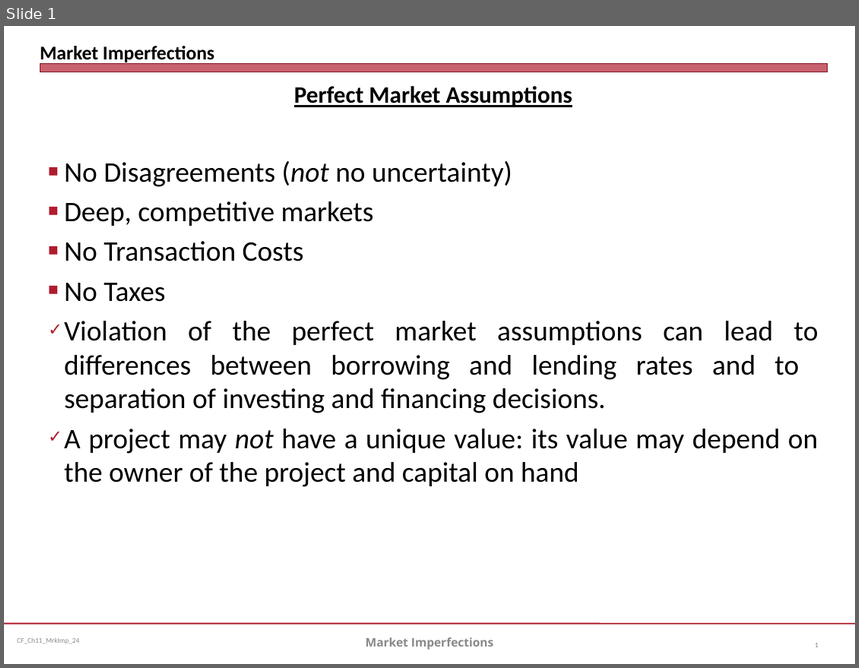
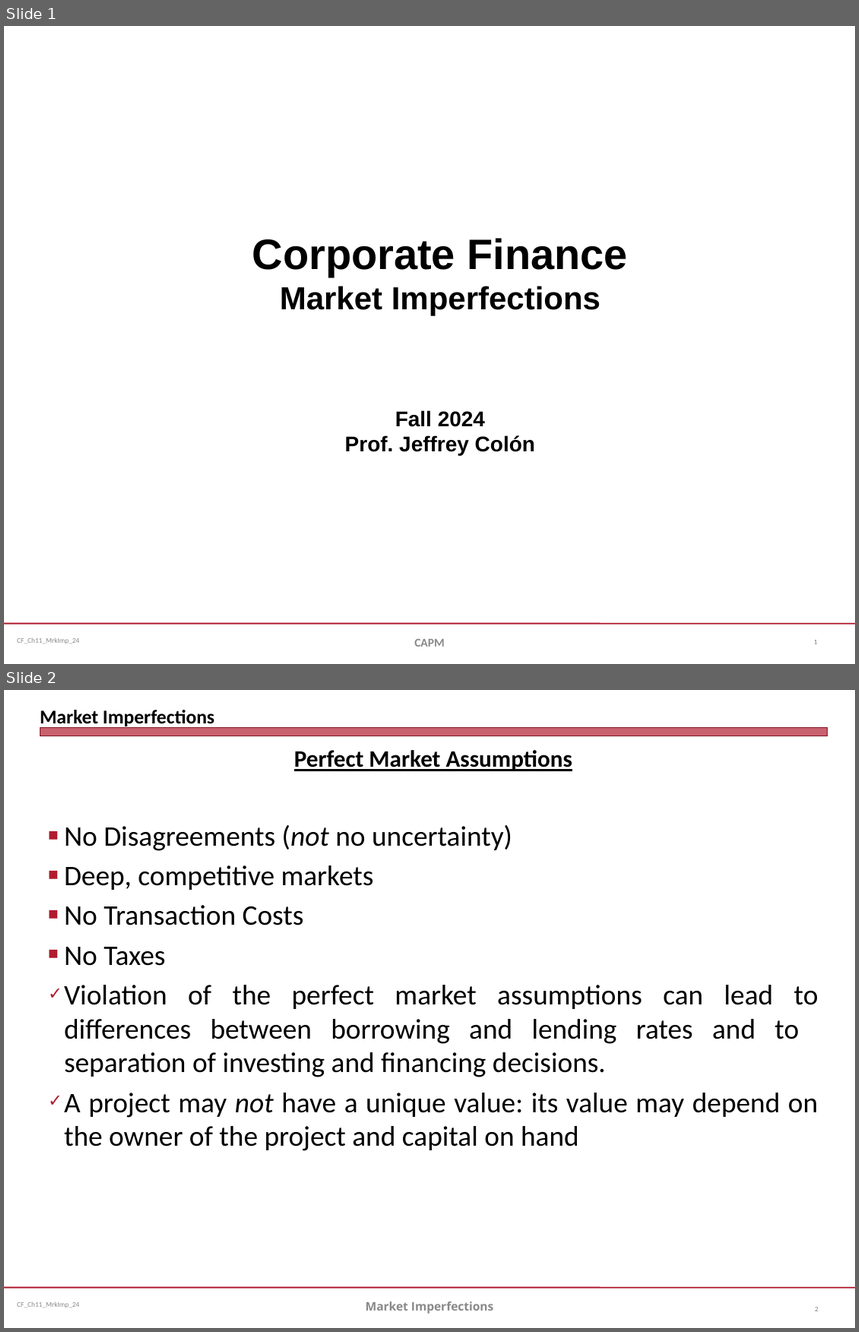
Before and after one commit to jmc877/Corporate-Finance, a slide deck: slides/CF_Ch11_MrkImp_24.pptx. Shown one above the other, each under a label of ours: slide 1 before the commit, slides 1 and 2 after it. The pictures are 859x668 and 859x1332 pixels, drawn with LibreOffice and Linux fonts; fonts in the diff are those of the drawing. Boxes give left, top, right and bottom in pixels: in the first picture for what was removed or moved away, otherwise in the second. Text is boxed around its words. In the diff, an @@ line names an element or a change of style, - is before the commit and + after.

```diff
--- a/slides/CF_Ch11_MrkImp_24.pptx
+++ b/slides/CF_Ch11_MrkImp_24.pptx
@@ slide 1 added at <box>4,26,855,664</box>, background #FFFFFF; not listed: 2 template elements that a slide beside it also shows @@
@@ text added at <box>253,238,628,456</box>, 18 pt, text #000000, bold @@
+Corporate Finance
+Market Imperfections
+Fall 2024
+Prof. Jeffrey Colón
@@ text added at <box>414,639,444,647</box>, 10 pt, text #898989, bold @@
+CAPM
@@ page number added at <box>814,640,818,645</box>, 6 pt, text #808080 @@
+1
@@ what was slide 1 is now slide 2 @@
```
Also in this commit, not shown: 6 slides changed, 1 slide removed, 5 other files.
